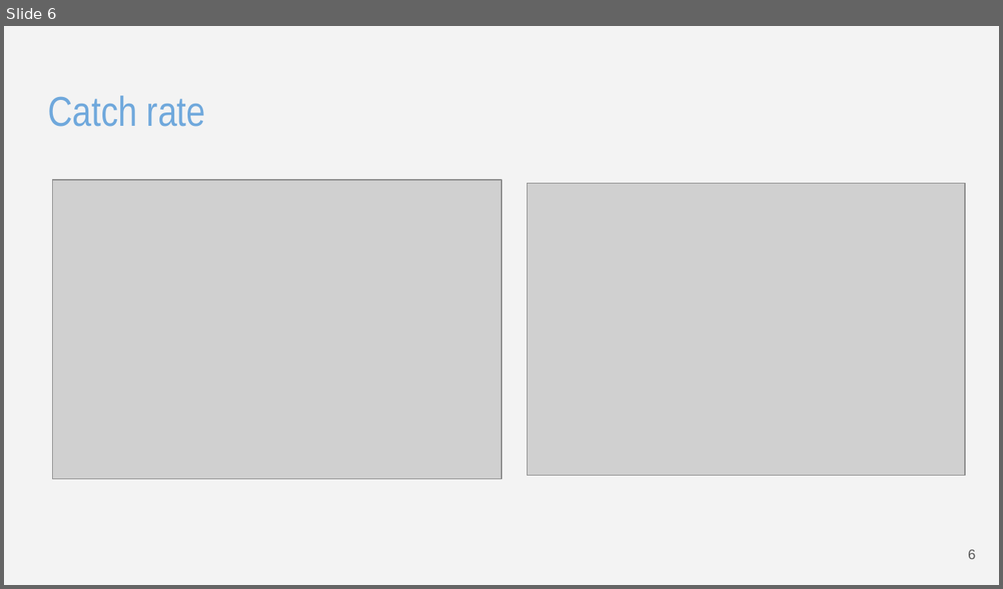
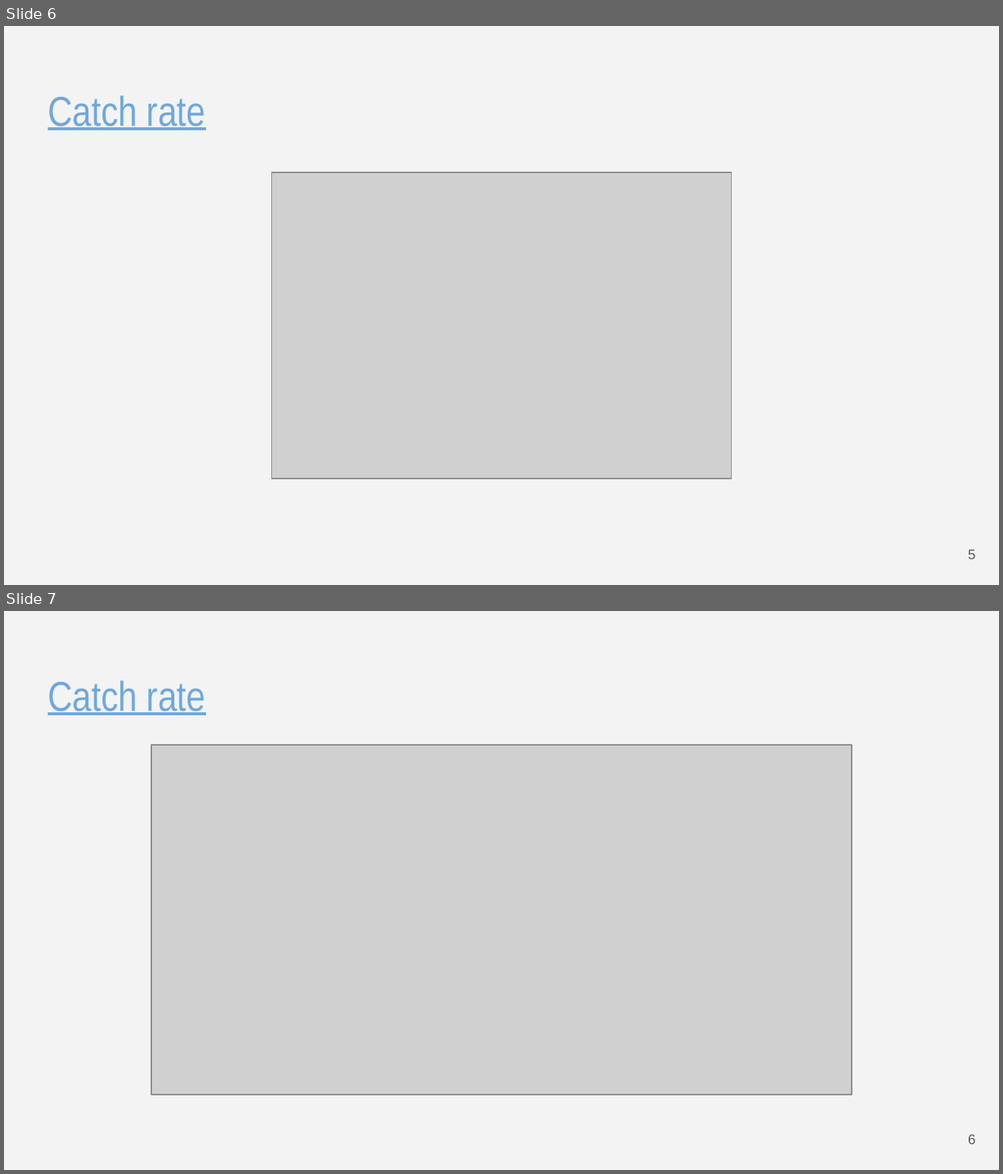
Before and after one commit to Mantotheale/PokemonScientificVisualization, a slide deck: Pokemon - Visualizzazione Scientifica.pptx. Shown one above the other, each under a label of ours: slide 6 before the commit, slides 6 and 7 after it. The pictures are 1003x589 and 1003x1174 pixels, drawn with LibreOffice and Linux fonts; fonts in the diff are those of the drawing; grey boxes stand for pictures. Boxes give left, top, right and bottom in pixels: in the first picture for what was removed or moved away, otherwise in the second. Text is boxed around its words. In the diff, an @@ line names an element or a change of style, - is before the commit and + after.

```diff
--- a/Pokemon - Visualizzazione Scientifica.pptx
+++ b/Pokemon - Visualizzazione Scientifica.pptx
@@ slide 7 added at bbox=[4, 611, 999, 1170], background #F3F3F3 @@
@@ title added at bbox=[48, 681, 206, 715], 30.2 pt, text #6FA8DC, underline @@
+Catch rate
@@ picture added at bbox=[151, 745, 851, 1096] @@
@@ text added at bbox=[967, 1135, 975, 1145], 10 pt, text #595959 @@
+6
@@ slide 6 changed as well @@
@@ title "Catch rate" at bbox=[48, 96, 206, 130]: underline on @@
@@ picture removed at bbox=[53, 180, 501, 480] @@
@@ picture added at bbox=[272, 173, 731, 479] @@
@@ picture removed at bbox=[527, 183, 965, 475] @@
@@ text at bbox=[967, 550, 975, 560]: text changed @@
-6
+5
```
Also in this commit, not shown: 15 other slides changed, 4 other slides added, 1 slide removed, 1 other file.
